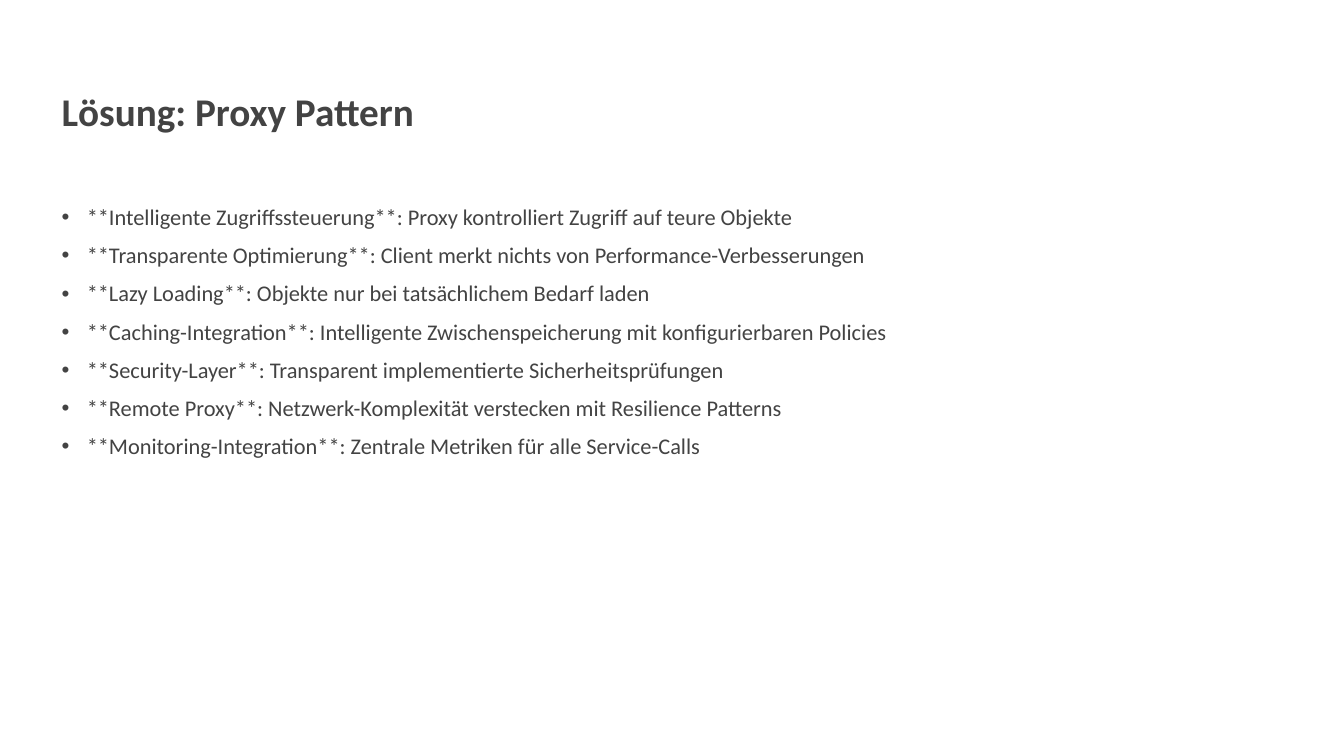
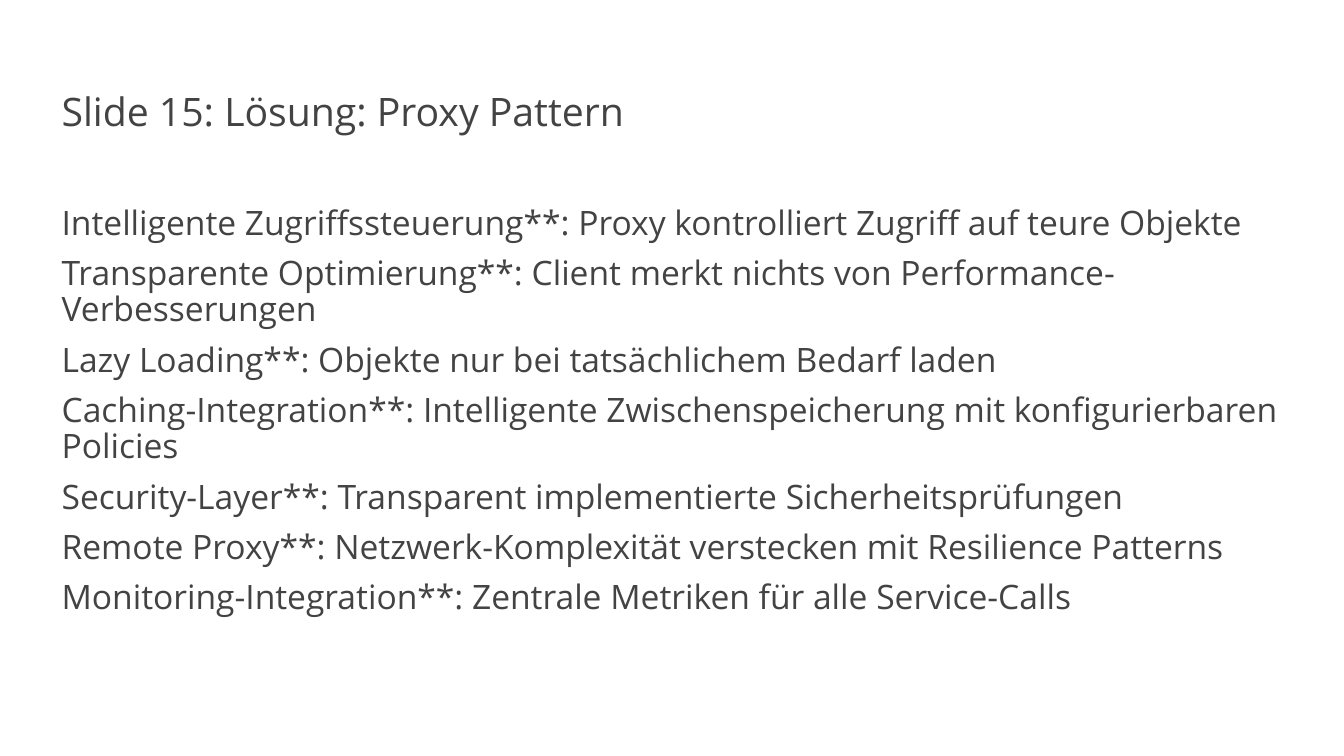
Before and after one commit to vanillacore-net/september-2025-telekom-training, a slide deck: slide 16 of presentations/powerpoint/block2-presentation.pptx. Drawn at 1344x756 pixels with LibreOffice and Linux fonts; fonts in the diff are those of the drawing; background and template pictures are left out. Boxes give left, top, right and bottom in pixels: in the first picture for what was removed or moved away, otherwise in the second. Text is boxed around its words. In the diff, an @@ line names an element or a change of style, - is before the commit and + after.

Commit message:
Fix Block 2 font issues - remove Calibri overrides
- Remove all explicit font.name = 'Calibri' settings for regular text
- Let VanillaCore.pptx template control fonts through layout inheritance
- Keep Consolas font ONLY for code blocks (Layout 9)
- Regenerate Block 2 presentation with 24 slides using proper font rules
- Create fix_block2_fonts.py script for template font compliance
- Professional appearance with template-controlled fonts

```diff
--- a/presentations/powerpoint/block2-presentation.pptx
+++ b/presentations/powerpoint/block2-presentation.pptx
@@ title at (62, 96, 624, 136): text changed; font Calibri to Open Sans; bold off @@
-Lösung: Proxy Pattern
+Slide 15: Lösung: Proxy Pattern
@@ text at (62, 209, 1277, 617): text changed; size 16 to 24 pt; font Calibri to Open Sans @@
-• **Intelligente Zugriffssteuerung**: Proxy kontrolliert Zugriff auf teure Objekte
-• **Transparente Optimierung**: Client merkt nichts von Performance-Verbesserungen
-• **Lazy Loading**: Objekte nur bei tatsächlichem Bedarf laden
-• **Caching-Integration**: Intelligente Zwischenspeicherung mit konfigurierbaren Policies
-• **Security-Layer**: Transparent implementierte Sicherheitsprüfungen
-• **Remote Proxy**: Netzwerk-Komplexität verstecken mit Resilience Patterns
-• **Monitoring-Integration**: Zentrale Metriken für alle Service-Calls
+Intelligente Zugriffssteuerung**: Proxy kontrolliert Zugriff auf teure Objekte
+Transparente Optimierung**: Client merkt nichts von Performance-Verbesserungen
+Lazy Loading**: Objekte nur bei tatsächlichem Bedarf laden
+Caching-Integration**: Intelligente Zwischenspeicherung mit konfigurierbaren Policies
+Security-Layer**: Transparent implementierte Sicherheitsprüfungen
+Remote Proxy**: Netzwerk-Komplexität verstecken mit Resilience Patterns
+Monitoring-Integration**: Zentrale Metriken für alle Service-Calls
```
Also in this commit, not shown: 18 other slides changed, 5 slides added, 5 slides removed, 2 other files.
